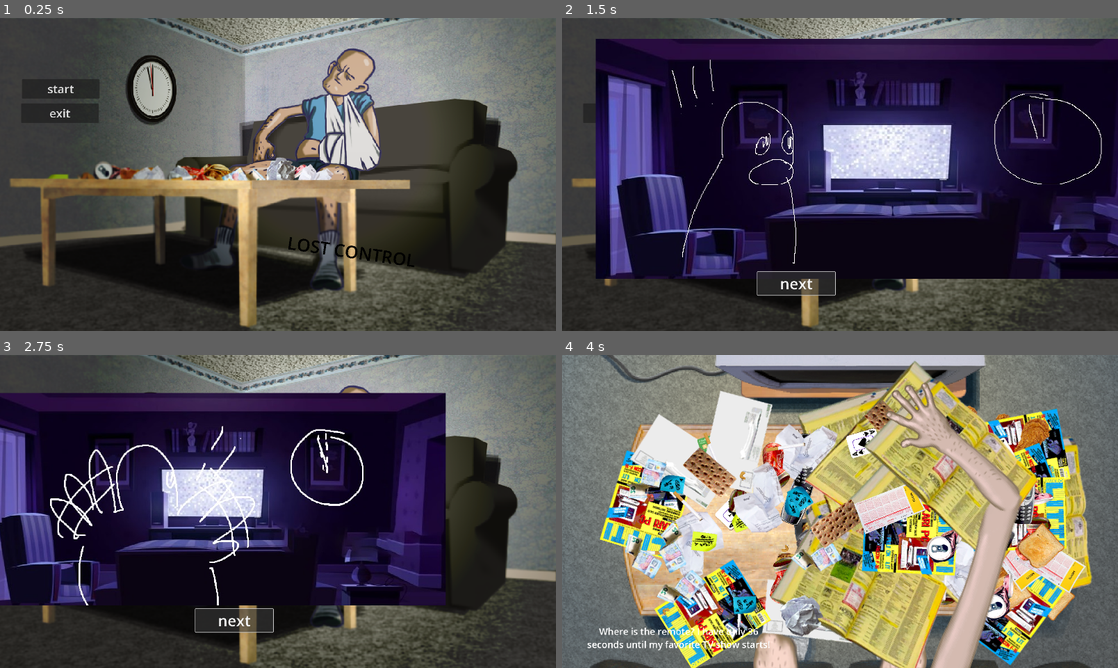
Above: before the commit, frames 1-4 (two rows, left to right).
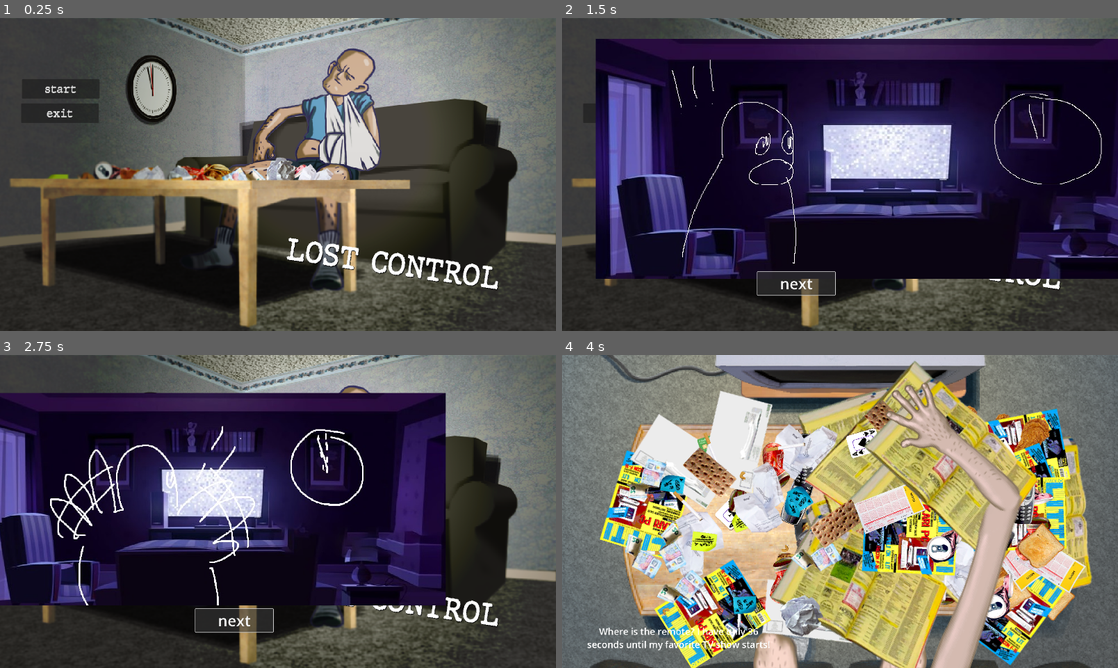
Above: after the commit, the same moments.

Repository: Hesuvius/LOST_CONTROL
Game: Godot game, scene res://start_menu/menu.tscn
The game is run twice, just before and just after one commit, with the same random seed, the same clock (stepped at 60 frames per second) and the same inputs.
Inputs (mouse positions are in pixels of both pictures, inside the frame that each line leads up to):
- Up to frame 1 (0.25 s): no input
- Up to frame 2 (1.5 s): click "start" at 0.5 s; click "next" at 1.25 s
- Up to frame 3 (2.75 s): click "next" at 2 s
- Up to frame 4 (4 s): click "next" at 2.75 s; tap Enter at 3.5 s; move the mouse to (867, 511) at 3.52 s; click (867, 511) at 3.67 s

The runs differ from the first frame. In frame 1, 1.7% of the frame differs, in the area x 8-90%, y 21-87%; in frame 2, 0.2%; in frame 3, 0.5%; in frame 4, nothing differs.

Commit message:
fontit projektiin ja menuun

Diff:
--- a/Lost Control/start_menu/menu.tscn
+++ b/Lost Control/start_menu/menu.tscn
@@ -1,10 +1,11 @@
-[gd_scene load_steps=7 format=3 uid="uid://cuvvrlxqe2rje"]
+[gd_scene load_steps=8 format=3 uid="uid://cuvvrlxqe2rje"]
 
 [ext_resource type="Script" path="res://start_menu/menu.gd" id="1_tcir3"]
 [ext_resource type="Texture2D" uid="uid://c8urkiwbw8qs0" path="res://graphics/aloitusruutu.png" id="2_d4qum"]
 [ext_resource type="AudioStream" uid="uid://hw0d60di5860" path="res://sound and music/lost_remote_hidas_02.mp3" id="3_oagbh"]
 [ext_resource type="Texture2D" uid="uid://1fmyhh45n511" path="res://graphics/placeholders/godot_test2.jpg" id="4_elq01"]
 [ext_resource type="Texture2D" uid="uid://buchx5vibpgot" path="res://graphics/placeholders/godot_test3.jpg" id="5_h08ah"]
+[ext_resource type="FontFile" uid="uid://h0v8h3l3cdpa" path="res://Fonts/typewriter font/JMH Typewriter-Bold.ttf" id="6_xfg26"]
 
 [sub_resource type="Theme" id="Theme_y0f10"]
 
@@ -26,6 +27,7 @@
 offset_right = 341.0
 offset_bottom = 362.0
 tooltip_text = "Bye"
+theme_override_fonts/font = ExtResource("6_xfg26")
 theme_override_font_sizes/font_size = 40
 text = "exit"
 
@@ -35,6 +37,7 @@
 offset_right = 344.0
 offset_bottom = 278.0
 tooltip_text = "Click this to start the game"
+theme_override_fonts/font = ExtResource("6_xfg26")
 theme_override_font_sizes/font_size = 40
 text = "start"
 
@@ -95,8 +98,11 @@
 offset_right = 1613.0
 offset_bottom = 897.0
 rotation = 0.14084
-theme_override_colors/default_color = Color(0, 0, 0, 1)
+scale = Vector2(1.7, 1.7)
+theme_override_colors/default_color = Color(1, 1, 1, 1)
+theme_override_colors/font_shadow_color = Color(0, 0, 0, 1)
 theme_override_colors/font_outline_color = Color(0.658824, 0, 0.643137, 1)
+theme_override_fonts/normal_font = ExtResource("6_xfg26")
 theme_override_font_sizes/normal_font_size = 60
 bbcode_enabled = true
 text = "LOST CONTROL"
Binary file added: Lost Control/Fonts/typewriter font/JMH Typewriter-Black.otf
Not shown, added: Lost Control/Fonts/typewriter font/JMH Typewriter-Black.otf.import
Binary file added: Lost Control/Fonts/typewriter font/JMH Typewriter-Black.ttf
Not shown, added: Lost Control/Fonts/typewriter font/JMH Typewriter-Black.ttf.import
Binary file added: Lost Control/Fonts/typewriter font/JMH Typewriter-Bold.otf
Not shown, added: Lost Control/Fonts/typewriter font/JMH Typewriter-Bold.otf.import
Binary file added: Lost Control/Fonts/typewriter font/JMH Typewriter-Bold.ttf
Not shown, added: Lost Control/Fonts/typewriter font/JMH Typewriter-Bold.ttf.import
Binary file added: Lost Control/Fonts/typewriter font/JMH Typewriter-Thin.otf
Not shown, added: Lost Control/Fonts/typewriter font/JMH Typewriter-Thin.otf.import
Binary file added: Lost Control/Fonts/typewriter font/JMH Typewriter-Thin.ttf
Not shown, added: Lost Control/Fonts/typewriter font/JMH Typewriter-Thin.ttf.import
(and 4 more such lines)
